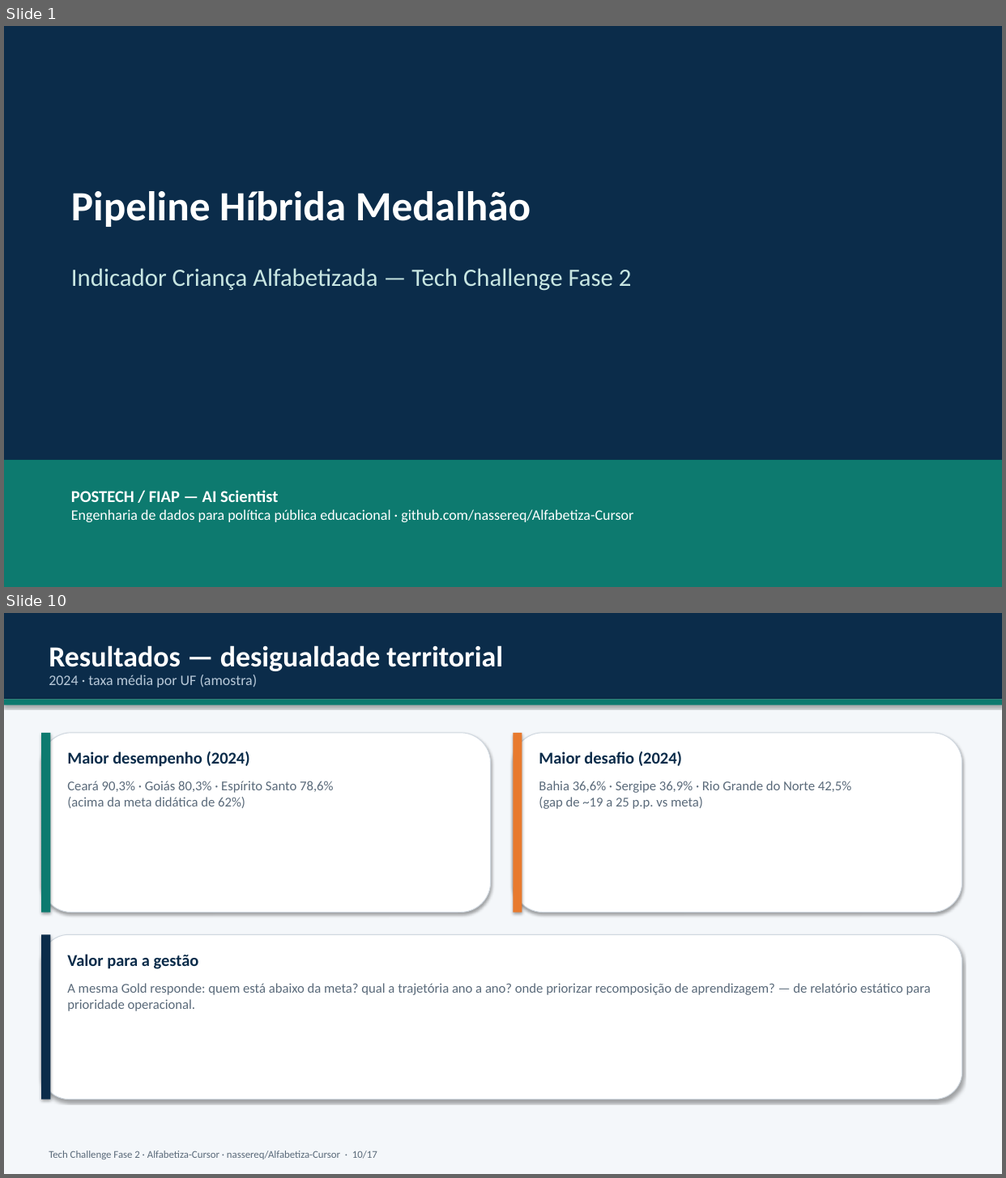
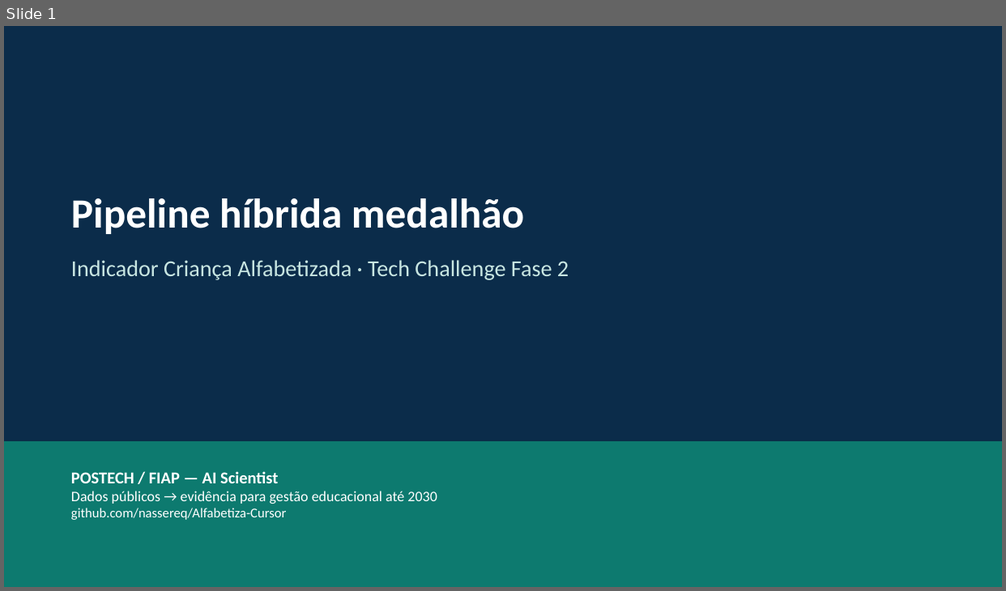
Before and after one commit to nassereq/Alfabetiza-Cursor, a slide deck: docs/Apresentacao_Tech_Challenge_Fase2_Alfabetiza.pptx. Shown one above the other, each under a label of ours: slides 1 and 10 before the commit, slide 1 after it; the slides between them are not shown. The pictures are 1006x1178 and 1006x591 pixels, drawn with LibreOffice and Linux fonts; fonts in the diff are those of the drawing. Boxes give left, top, right and bottom in pixels: in the first picture for what was removed or moved away, otherwise in the second. Text is boxed around its words. In the diff, an @@ line names an element or a change of style, - is before the commit and + after.

```diff
--- a/docs/Apresentacao_Tech_Challenge_Fase2_Alfabetiza.pptx
+++ b/docs/Apresentacao_Tech_Challenge_Fase2_Alfabetiza.pptx
@@ slide 10 removed at (x1=4, y1=613, x2=1002, y2=1174), background #FFFFFF @@
@@ rectangle removed at (x1=4, y1=613, x2=1002, y2=1174) @@
@@ rectangle removed at (x1=4, y1=613, x2=1002, y2=699) @@
@@ text removed at (x1=49, y1=645, x2=503, y2=671) @@
-Resultados — desigualdade territorial
@@ text removed at (x1=49, y1=675, x2=258, y2=688) @@
-2024 · taxa média por UF (amostra)
@@ rectangle removed at (x1=4, y1=699, x2=1002, y2=705) @@
@@ rounded rectangle removed at (x1=41, y1=733, x2=491, y2=913) @@
@@ rectangle removed at (x1=41, y1=733, x2=50, y2=913) @@
@@ rounded rectangle removed at (x1=513, y1=733, x2=962, y2=913) @@
@@ rectangle removed at (x1=513, y1=733, x2=522, y2=913) @@
@@ text removed at (x1=67, y1=752, x2=250, y2=767) @@
-Maior desempenho (2024)
@@ text removed at (x1=539, y1=752, x2=682, y2=766) @@
-Maior desafio (2024)
@@ text removed at (x1=67, y1=781, x2=333, y2=808) @@
-Ceará 90,3% · Goiás 80,3% · Espírito Santo 78,6%
-(acima da meta didática de 62%)
@@ text removed at (x1=539, y1=781, x2=851, y2=809) @@
-Bahia 36,6% · Sergipe 36,9% · Rio Grande do Norte 42,5%
-(gap de ~19 a 25 p.p. vs meta)
@@ rounded rectangle removed at (x1=41, y1=935, x2=962, y2=1100) @@
@@ rectangle removed at (x1=41, y1=935, x2=50, y2=1100) @@
@@ text removed at (x1=67, y1=954, x2=199, y2=969) @@
-Valor para a gestão
@@ text removed at (x1=67, y1=983, x2=931, y2=1012) @@
-A mesma Gold responde: quem está abaixo da meta? qual a trajetória ano a ano? onde priorizar recomposição de aprendizagem? — de relatório estático para prioridade operacional.
@@ text removed at (x1=49, y1=1151, x2=377, y2=1160) @@
-Tech Challenge Fase 2 · Alfabetiza-Cursor · nassereq/Alfabetiza-Cursor · 10/17
@@ slide 1 changed as well @@
@@ text at (x1=71, y1=199, x2=524, y2=234): text changed @@
-Pipeline Híbrida Medalhão
+Pipeline híbrida medalhão
@@ text at (x1=71, y1=260, x2=569, y2=280): text changed; size 24 to 22 pt @@
-Indicador Criança Alfabetizada — Tech Challenge Fase 2
+Indicador Criança Alfabetizada · Tech Challenge Fase 2
@@ rectangle resized from (x1=4, y1=460, x2=1002, y2=587) to (x1=4, y1=442, x2=1002, y2=587) @@
@@ text "POSTECH / FIAP — AI ..." moved from (x1=71, y1=490, x2=633, y2=523) to (x1=71, y1=472, x2=437, y2=520) @@
@@ text at (x1=71, y1=491, x2=437, y2=520): text changed @@
-Engenharia de dados para política pública educacional · github.com/nassereq/Alfabetiza-Cursor
+Dados públicos → evidência para gestão educacional até 2030
+github.com/nassereq/Alfabetiza-Cursor
```
Also in this commit, not shown: 5 other slides changed, 6 slides added, 10 other slides removed, 23 other files.
